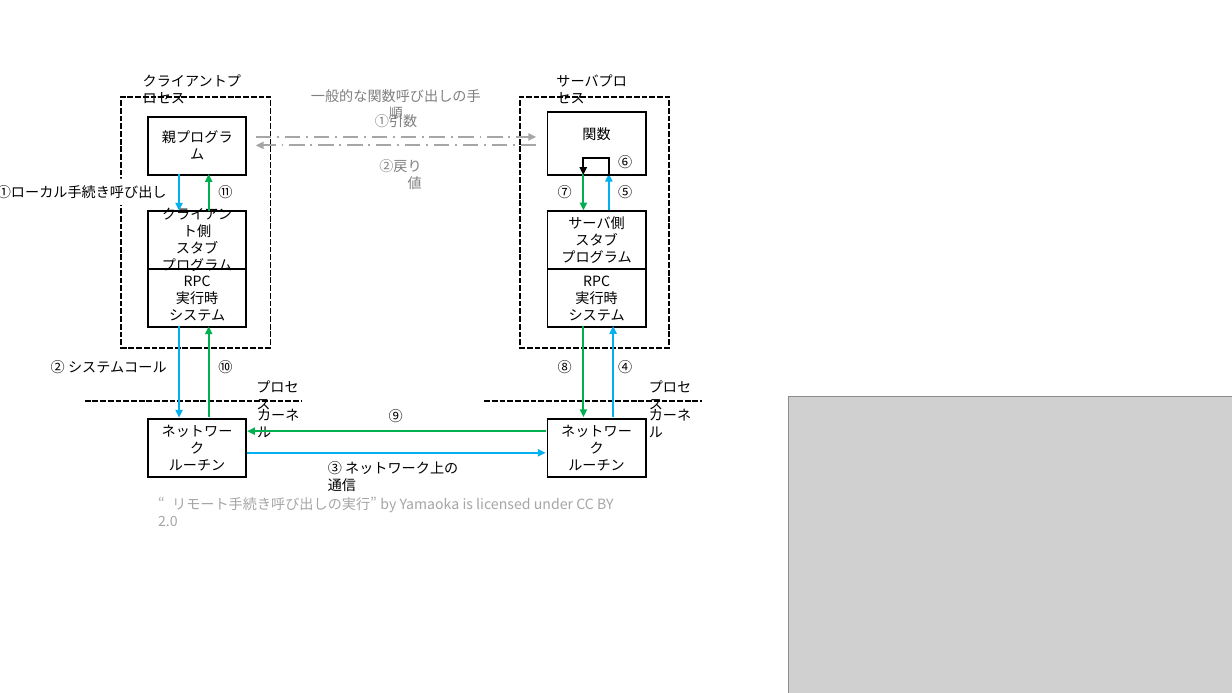
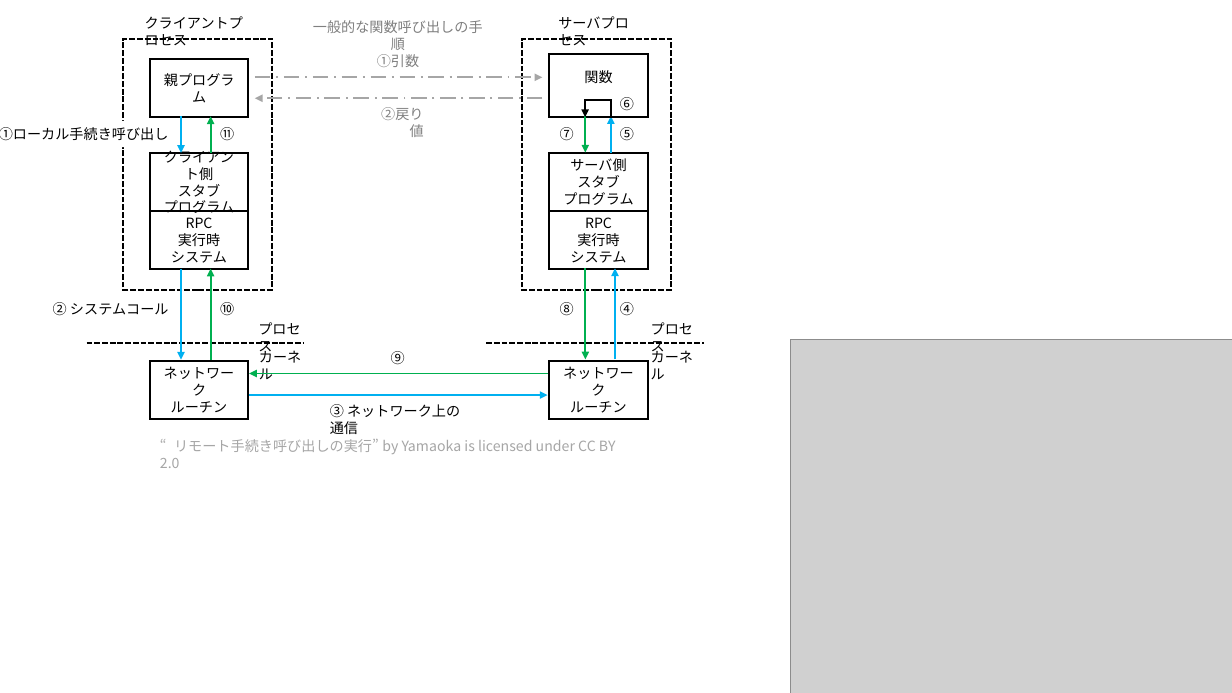
Before and after one commit to MitakaMakers/Qiita, a slide deck: slide 1 of 20230605_RPC/341_rpc.pptx. Drawn at 1232x693 pixels with LibreOffice and Linux fonts; fonts in the diff are those of the drawing; grey boxes stand for pictures. Boxes give left, top, right and bottom in pixels: in the first picture for what was removed or moved away, otherwise in the second. Text is boxed around its words. In the diff, an @@ line names an element or a change of style, - is before the commit and + after.

```diff
--- a/20230605_RPC/341_rpc.pptx
+++ b/20230605_RPC/341_rpc.pptx
@@ text "一般的な関数呼び出しの手順" moved from (x1=311, y1=89, x2=481, y2=122) to (x1=313, y1=20, x2=483, y2=50) @@
@@ arrow moved from (256, 137) - (536, 137) to (255, 78) - (543, 78) @@
@@ arrow moved from (536, 145) - (256, 145) to (543, 98) - (255, 98) @@
@@ text "②戻り値" moved from (x1=367, y1=152, x2=426, y2=179) to (x1=369, y1=101, x2=428, y2=128) @@
@@ arrow moved from (583, 174) - (583, 211) to (586, 116) - (586, 152) @@
@@ 11 texts, 8 rectangles, 5 arrows, 1 picture, 1 elbow arrow moved together from (x1=51, y1=97, x2=1232, y2=693) to (x1=53, y1=39, x2=1232, y2=693) @@
@@ 8 texts, 3 arrows, 2 rectangles, 2 lines moved together from (x1=0, y1=74, x2=702, y2=453) to (x1=0, y1=16, x2=704, y2=396) @@
@@ arrow moved from (583, 326) - (583, 417) to (586, 268) - (586, 360) @@
```
Also in this commit, not shown: 2 other files.
